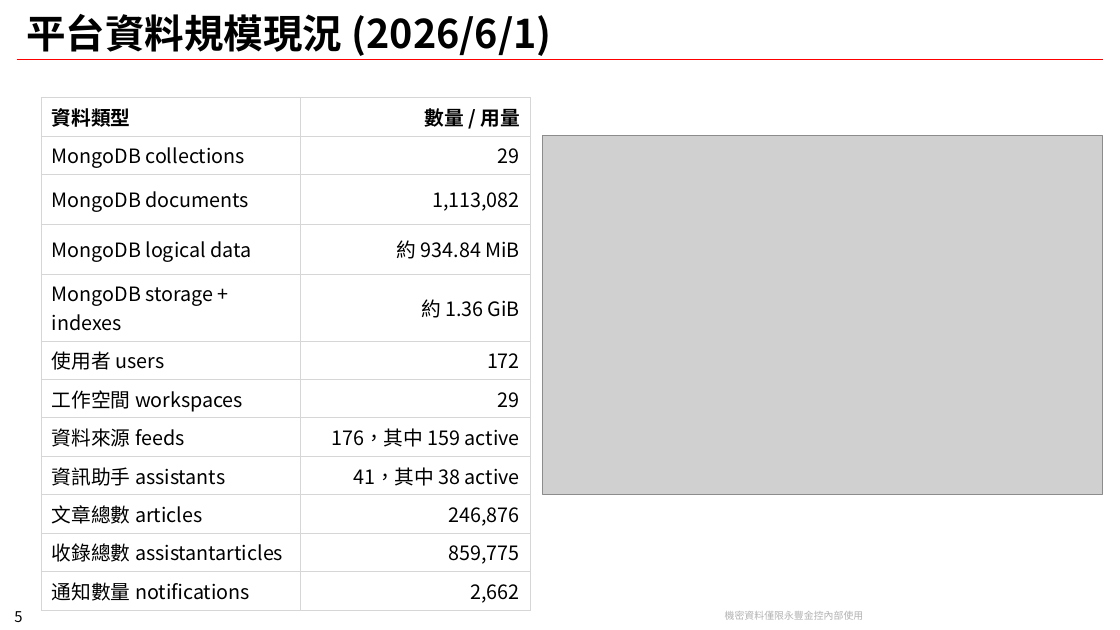
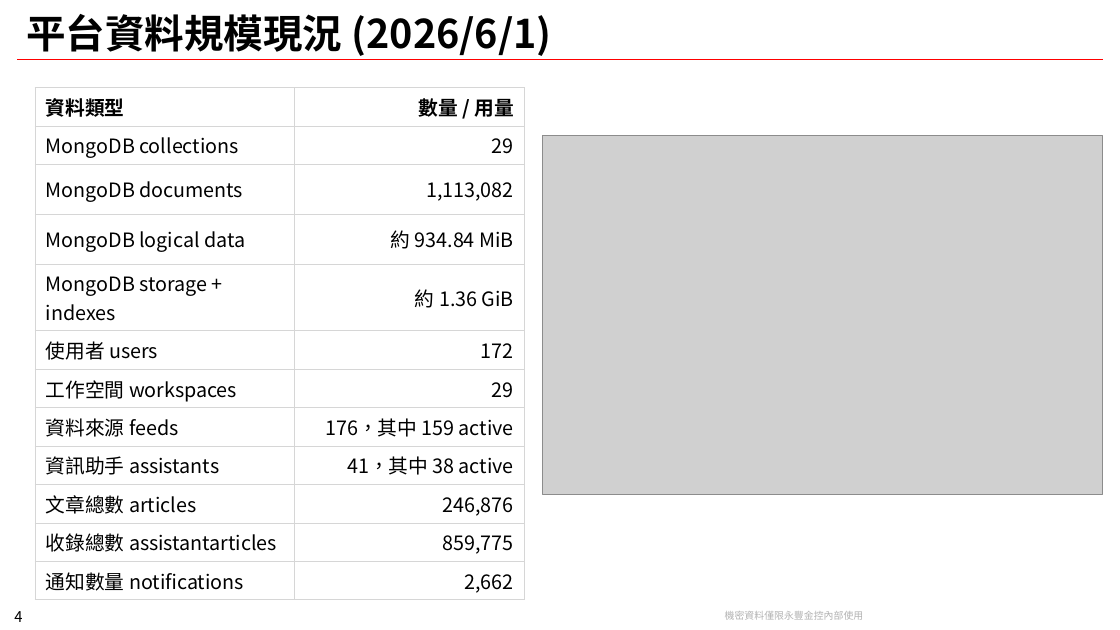
Before and after one commit to chunkai1312/temp, a slide deck: slide 4 of infogather.pptx (slide 5 before the commit). Drawn at 1120x630 pixels with LibreOffice and Linux fonts; fonts in the diff are those of the drawing; grey boxes stand for pictures; background and template pictures are left out. Boxes give left, top, right and bottom in pixels: in the first picture for what was removed or moved away, otherwise in the second. Text is boxed around its words. In the diff, an @@ line names an element or a change of style, - is before the commit and + after.

```diff
--- a/infogather.pptx
+++ b/infogather.pptx
@@ table: place and size @@
-table at [41, 98, 531, 607]
+table at [35, 87, 524, 597]
@@ page number at [14, 611, 22, 622]: text changed @@
-5
+4
```
Also in this commit, not shown: 7 other slides changed, 1 slide removed.
